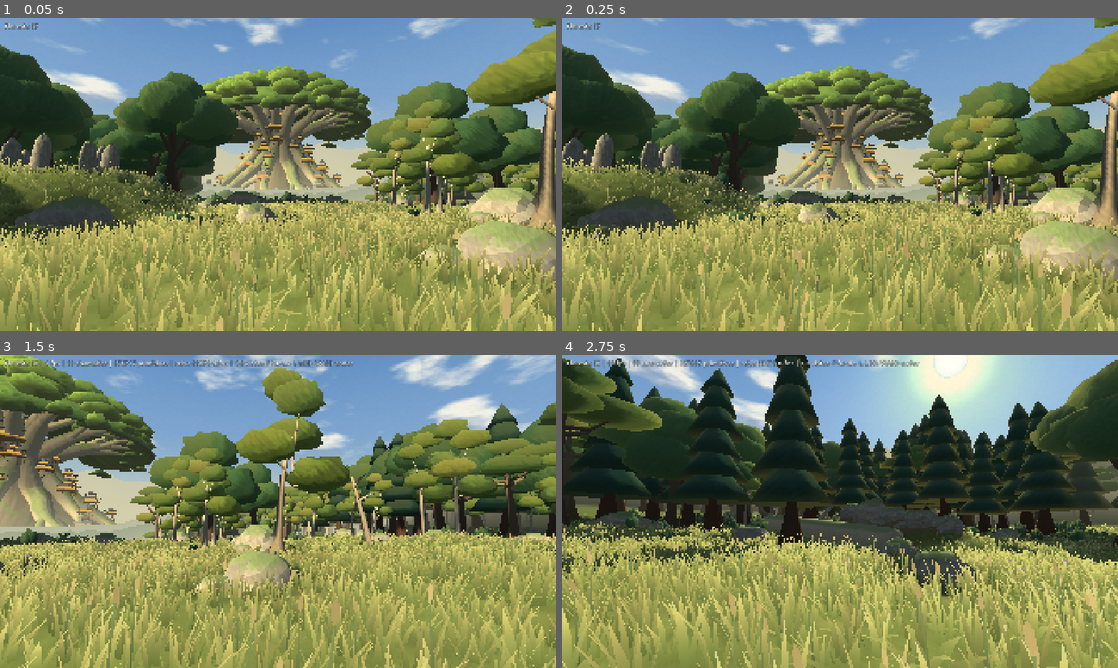
Above: before the commit, frames 1-4 (two rows, left to right).
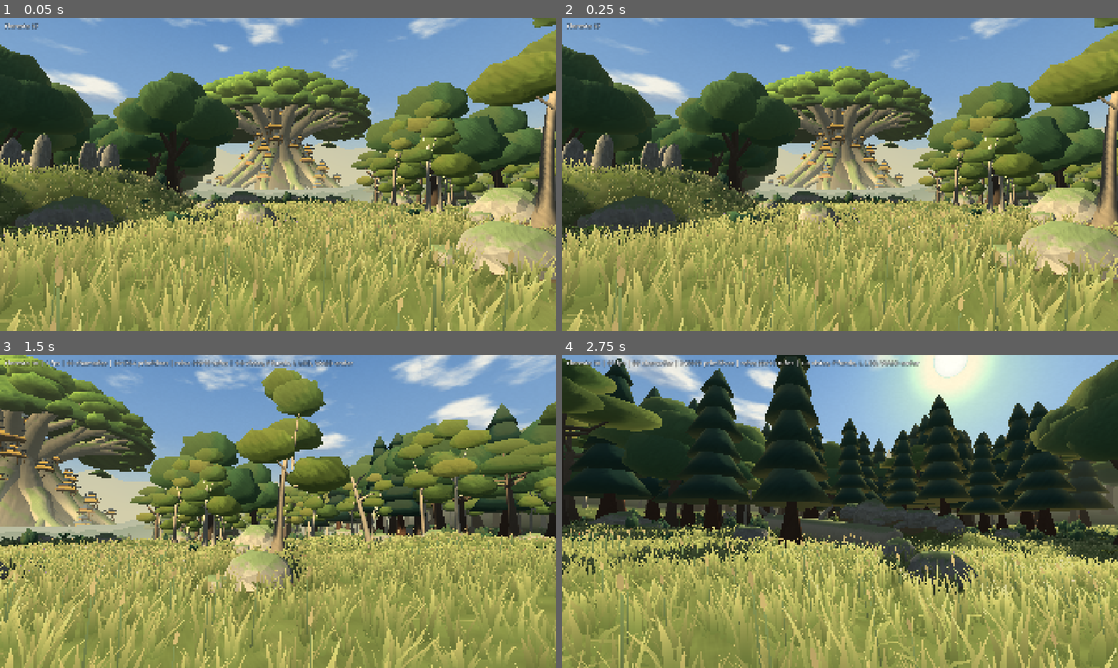
Above: after the commit, the same moments.

Repository: arthof09-ai/jogo-verdadeiro-rascunhos
Game: Godot game, scene res://mapa/floresta/campo_floresta.tscn
The game is run twice, just before and just after one commit, with the same random seed, the same clock (stepped at 60 frames per second) and the same inputs. This scene is started directly instead of the project's main scene.
Inputs (mouse positions are in pixels of both pictures, inside the frame that each line leads up to):
- Up to frame 1 (0.05 s): no input
- Up to frame 2 (0.25 s): no input
- Up to frame 3 (1.5 s): tap Enter at 0.5 s; move the mouse to (400, 495) at 0.52 s; hold Right 0.53-1.25 s; tap 1 at 0.6 s; click (400, 495) at 0.67 s; tap Space at 0.77 s; drag from (166, 527) to (250, 574) at 1.27 s
- Up to frame 4 (2.75 s): move the mouse to (895, 442) at 2.02 s; hold Right from 2.03 s (still down); tap 3 at 2.1 s

The runs differ from the first frame. In frame 1, 21% of the frame differs, in the area x 0-100%, y 44-100%; in frame 2, 20%; in frame 3, 23%; in frame 4, 24%, in the area x 0-100%, y 1-100%.

Commit message:
Ordem 38 (mapa da floresta) — defeito 8: o terraço do santuário ganha uma encosta de relva comprida pelas costas (descida de 13 m em vez de um talude de rocha a pique colado à vista 07) — quem vem do canto SE sobe ao santuário por trás. Trabalho da sessão que morreu às 06:37, conferido na sucessão 3: cena abre em headless com 0 erros, 0 casas livres isoladas, vista 07 vista com os olhos
Co-Authored-By: Claude <noreply@anthropic.com>

Diff:
--- a/rascunhos/cliente/mapa/floresta/relevo_floresta.gd
+++ b/rascunhos/cliente/mapa/floresta/relevo_floresta.gd
@@ -17,7 +17,8 @@
 ## O desenho (lê-se sem medidor — defeito 8): um marco de relevo por quadrante.
 ##   NO  o OUTEIRO dos menires ........ +3,3 m, topo plano: terreno alto para defender
 ##   NE  a COVA do charco ............. −2,6 m, com água no fundo: travessia em desvantagem
-##   SE  o TERRAÇO do santuário ....... +3,6 m, escarpa virada ao centro, duas rampas nos flancos
+##   SE  o TERRAÇO do santuário ....... +3,6 m, escarpa virada ao centro, duas rampas nos flancos,
+##                                      encosta de relva pelas costas (do canto da arena)
 ##   SO  a GARGANTA ................... um lombo de rocha e um tronco tombado: o corredor
 ##   N   a janela para a Árvore Ancestral (o chão cai para o vale)   ·   S  o monte sobe
 
@@ -120,7 +121,9 @@
 
 
 ## A largura da descida do terraço conforme o lado: escarpa (1,3 m) virada ao centro da arena,
-## duas rampas largas nos flancos, encosta média nas costas.
+## duas rampas largas nos flancos, e nas costas uma encosta de relva comprida (13 m) que sobe do
+## canto da arena — quem vem do canto chega ao santuário por trás, a ver a arena por cima dele
+## (antes as costas eram um talude de rocha a pique colado à vista 07).
 static func terraco_descida(px: float, pz: float) -> float:
 	var p := Vector2(px, pz)
 	if p.length_squared() < 0.0001:
@@ -128,7 +131,7 @@
 	var a := absf(p.angle_to(-TERRACO))  # 0 = virado ao centro da arena
 	var rampa := exp(-pow((a - deg_to_rad(96.0)) / deg_to_rad(27.0), 2.0))
 	var costas := _ss(deg_to_rad(128.0), deg_to_rad(165.0), a)
-	return 1.3 + 9.6 * rampa + 3.4 * costas
+	return 1.3 + 9.6 * rampa + 12.0 * costas
 
 
 ## A FÓRMULA do desenho. Só o forno da grelha (_cozer) a chama.
